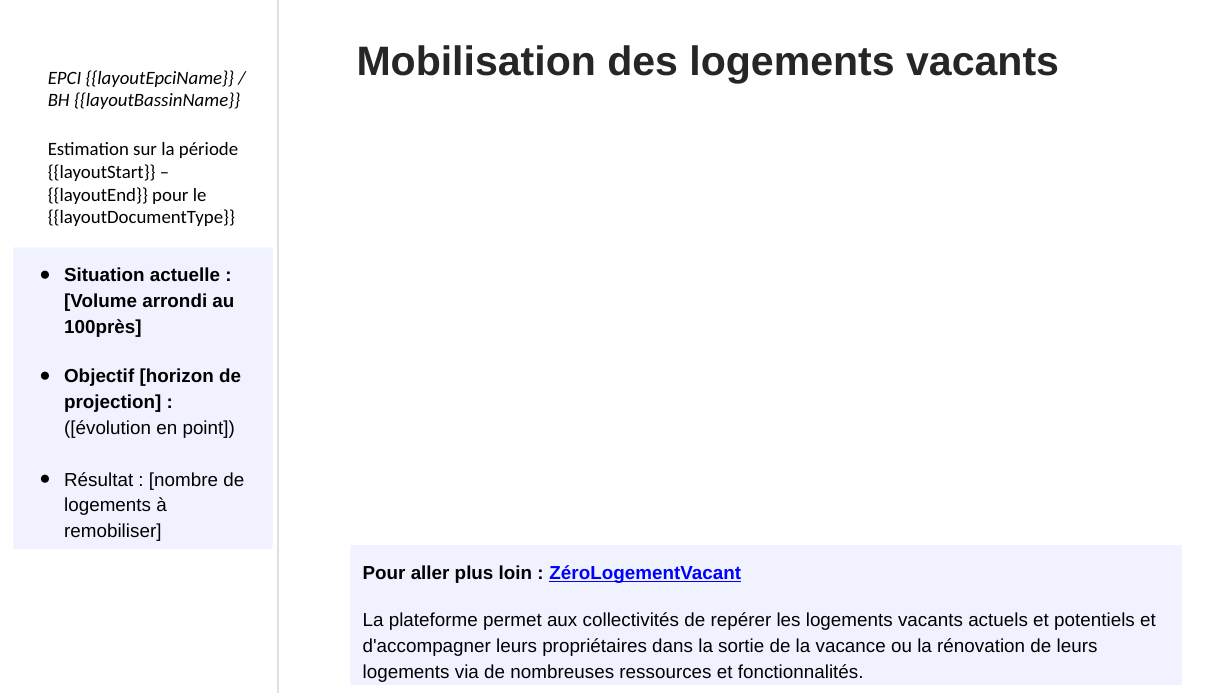
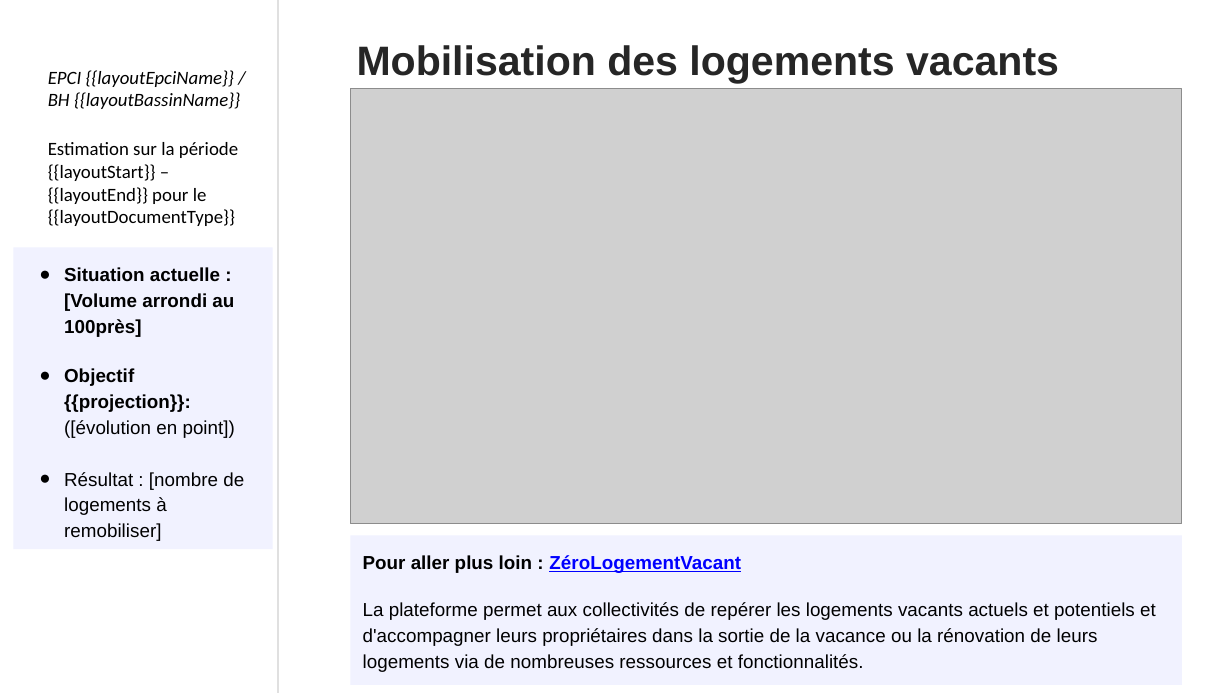
Before and after one commit to MTES-MCT/otelo-back, a slide deck: slide 23 of public/ppt/template.pptx. Drawn at 1232x693 pixels with LibreOffice and Linux fonts; fonts in the diff are those of the drawing; grey boxes stand for pictures; background and template pictures are left out. Boxes give left, top, right and bottom in pixels: in the first picture for what was removed or moved away, otherwise in the second. Text is boxed around its words. In the diff, an @@ line names an element or a change of style, - is before the commit and + after.

```diff
--- a/public/ppt/template.pptx
+++ b/public/ppt/template.pptx
@@ picture added at <box>350,89,1181,524</box> @@
@@ text in rectangle at <box>64,368,235,438</box>: text changed @@
-● Objectif [horizon de projection] : ([évolution en point])
+● Objectif {{projection}}: ([évolution en point])
@@ rectangle "Pour aller plus loin : ...": place and size @@
-rectangle "Pour aller plus loin : ..." at <box>350,546,1181,686</box>
+rectangle "Pour aller plus loin : ..." at <box>350,536,1181,685</box>
```
Also in this commit, not shown: 14 other slides changed, 15 other files.
